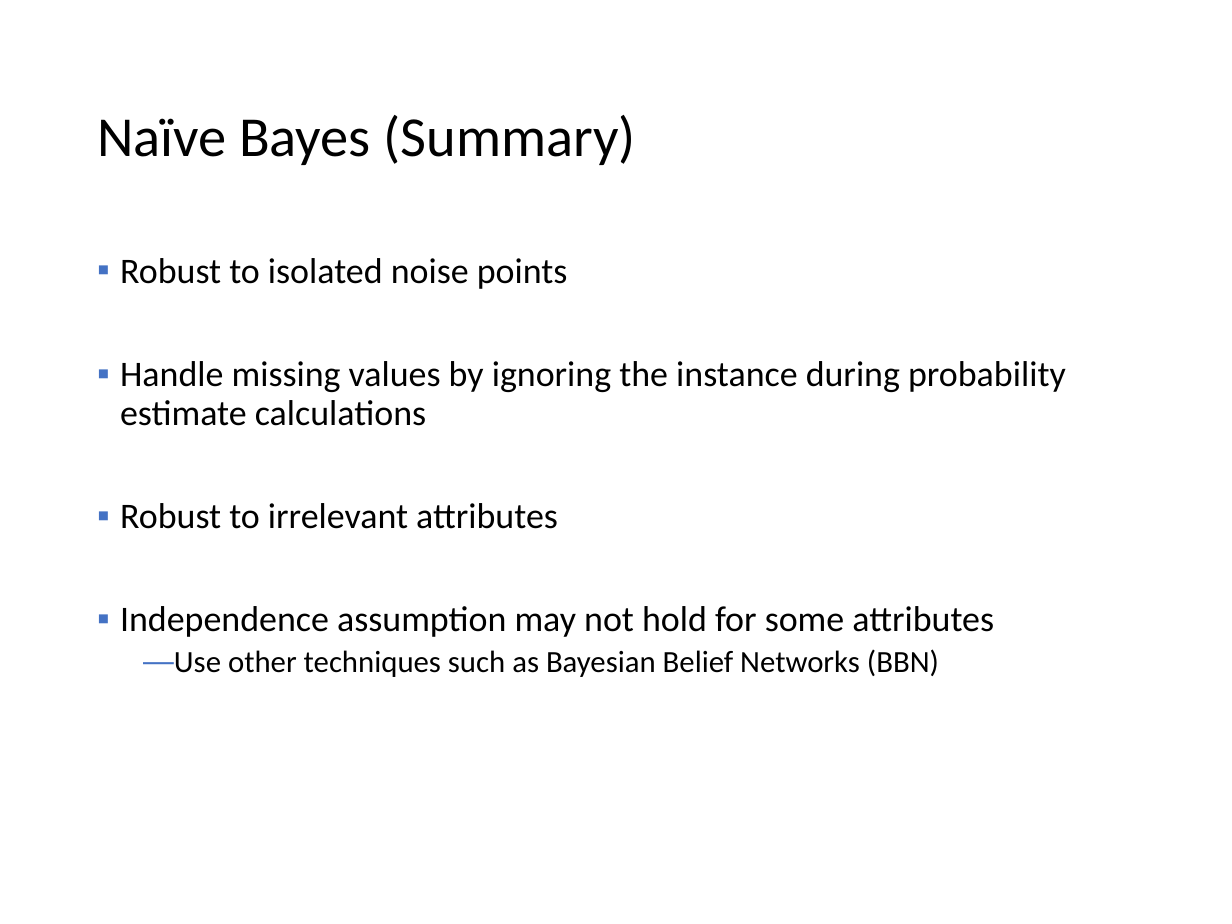
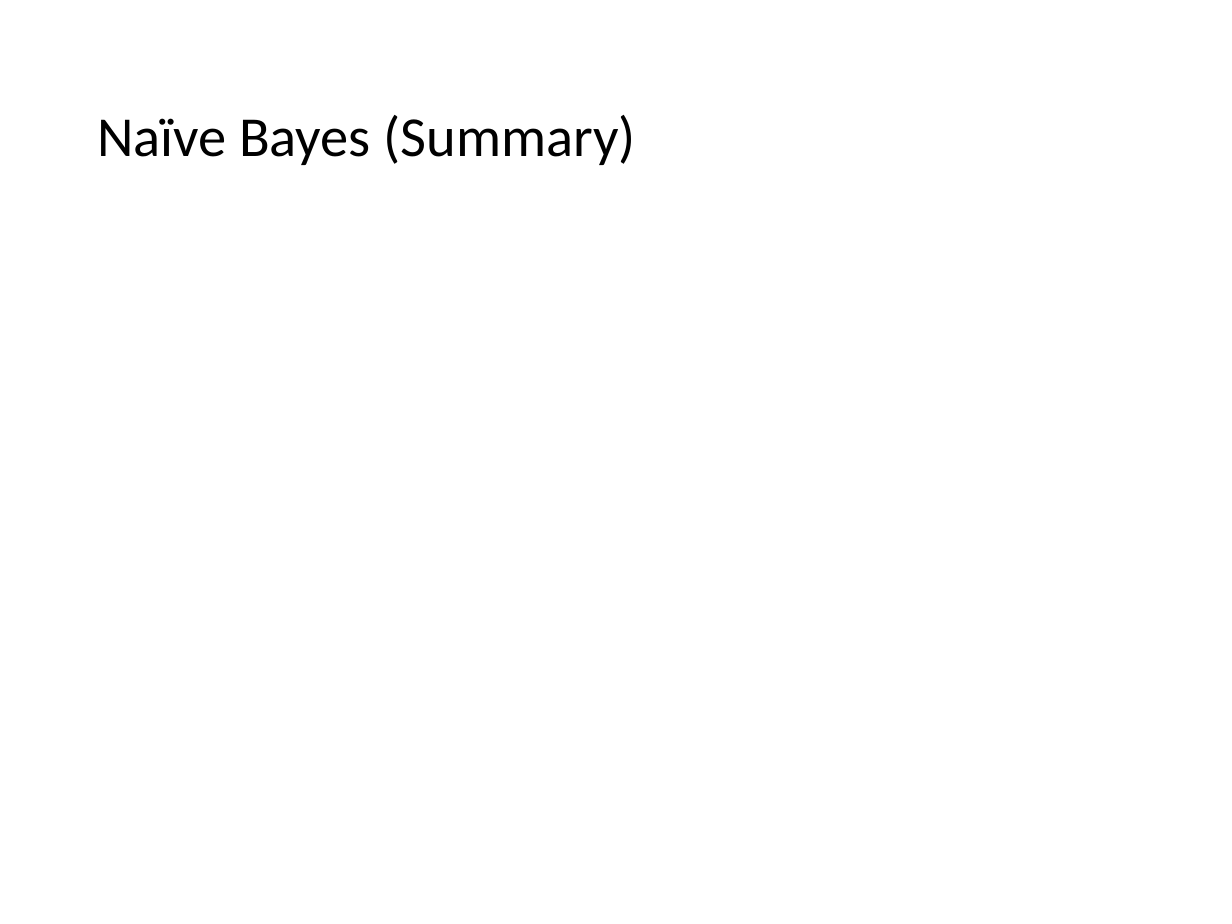
Before and after one commit to mhahsler/Introduction_to_Data_Mining_R_Examples, a slide deck: slide 49 of slides/chap4_alternative_classification.pptx. Drawn at 1232x924 pixels with LibreOffice and Linux fonts; fonts in the diff are those of the drawing; grey boxes stand for pictures. Boxes give left, top, right and bottom in pixels: in the first picture for what was removed or moved away, otherwise in the second. Text is boxed around its words. In the diff, an @@ line names an element or a change of style, - is before the commit and + after.

```diff
--- a/slides/chap4_alternative_classification.pptx
+++ b/slides/chap4_alternative_classification.pptx
@@ text removed at <box>120,258,1066,677</box> @@
-▪ Robust to isolated noise points
-▪ Handle missing values by ignoring the instance during probability estimate calculations
-▪ Robust to irrelevant attributes
-▪ Independence assumption may not hold for some attributes
-  — Use other techniques such as Bayesian Belief Networks (BBN)
```
Also in this commit, not shown: 11 other slides changed, 1 other file.
